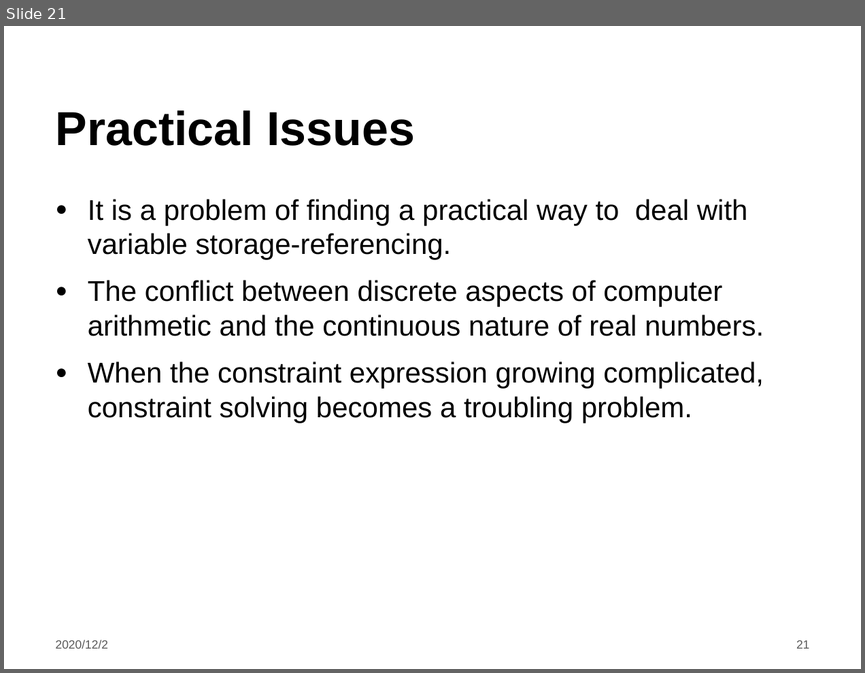
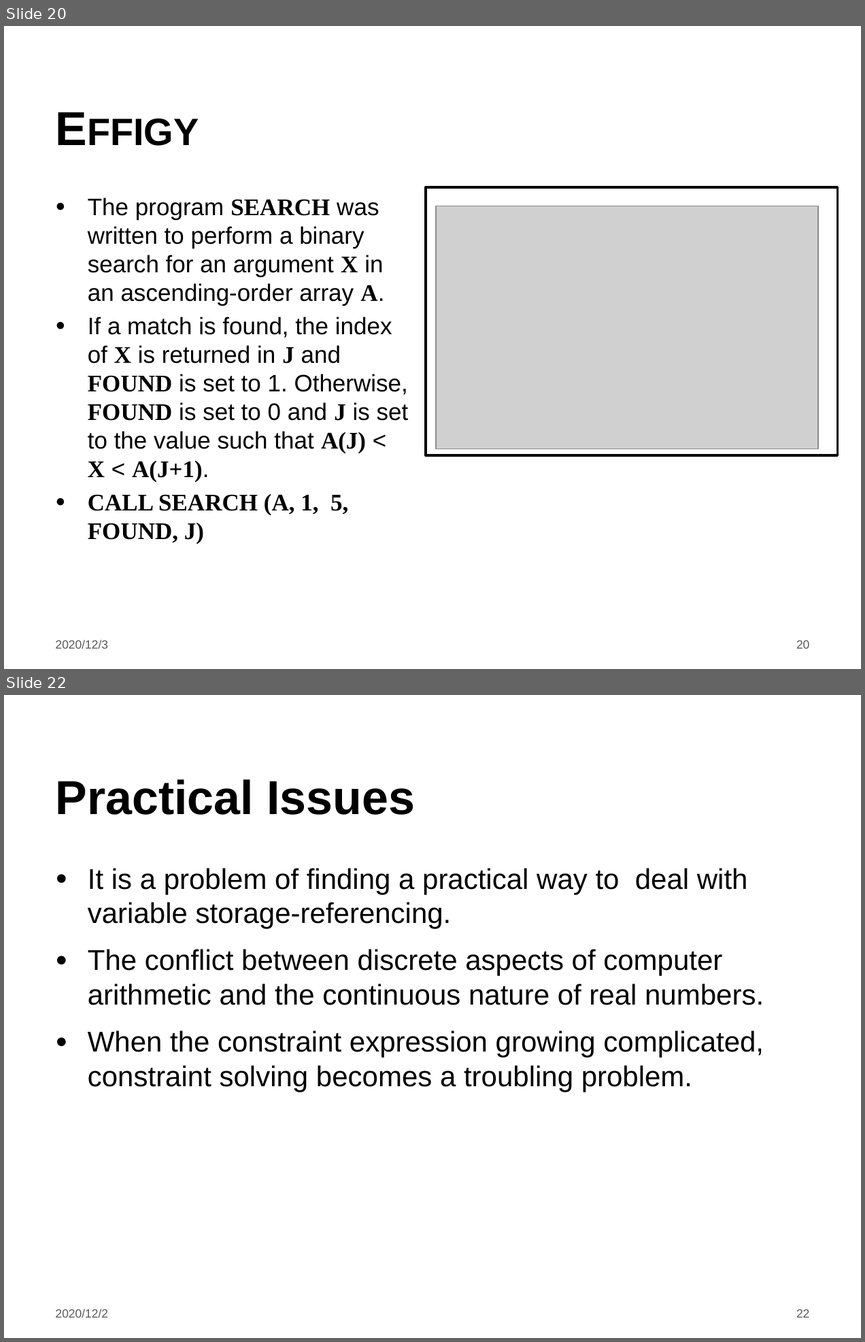
Before and after one commit to LintianShi/Research-Proposal, a slide deck: Symbolic_execution.pptx. Shown one above the other, each under a label of ours: slide 21 before the commit, slides 20 and 22 after it; the slides between them are not shown. The pictures are 865x673 and 865x1342 pixels, drawn with LibreOffice and Linux fonts; fonts in the diff are those of the drawing; grey boxes stand for pictures; background and template pictures are left out. Boxes give left, top, right and bottom in pixels: in the first picture for what was removed or moved away, otherwise in the second. Text is boxed around its words. In the diff, an @@ line names an element or a change of style, - is before the commit and + after.

```diff
--- a/Symbolic_execution.pptx
+++ b/Symbolic_execution.pptx
@@ slide 20 added at (4, 26, 861, 669), background #FFFFFF @@
@@ title added at (47, 37, 753, 159), 40 pt, text #000000, bold, small capitals @@
+Effigy
@@ rectangle added at (426, 187, 837, 455), outline #000000 2 pt @@
@@ text added at (88, 197, 409, 543), 20 pt, text #000000 @@
+● The program SEARCH was written to perform a binary search for an argument X in an ascending-order array A.
+● If a match is found, the index of X is returned in J and FOUND is set to 1. Otherwise, FOUND is set to 0 and J is set to the value such that A(J) < X < A(J+1).
+● CALL SEARCH (A, 1, 5, FOUND, J)
@@ picture added at (436, 206, 818, 448) @@
@@ text added at (56, 639, 109, 648), 10 pt, text #595959 @@
+2020/12/3
@@ page number added at (796, 640, 809, 648), 10 pt, text #595959 @@
+20
@@ what was slide 21 is now slide 22 @@
@@ page number at (796, 1309, 809, 1317): text changed @@
-21
+22
```
Also in this commit, not shown: 5 slides changed.
